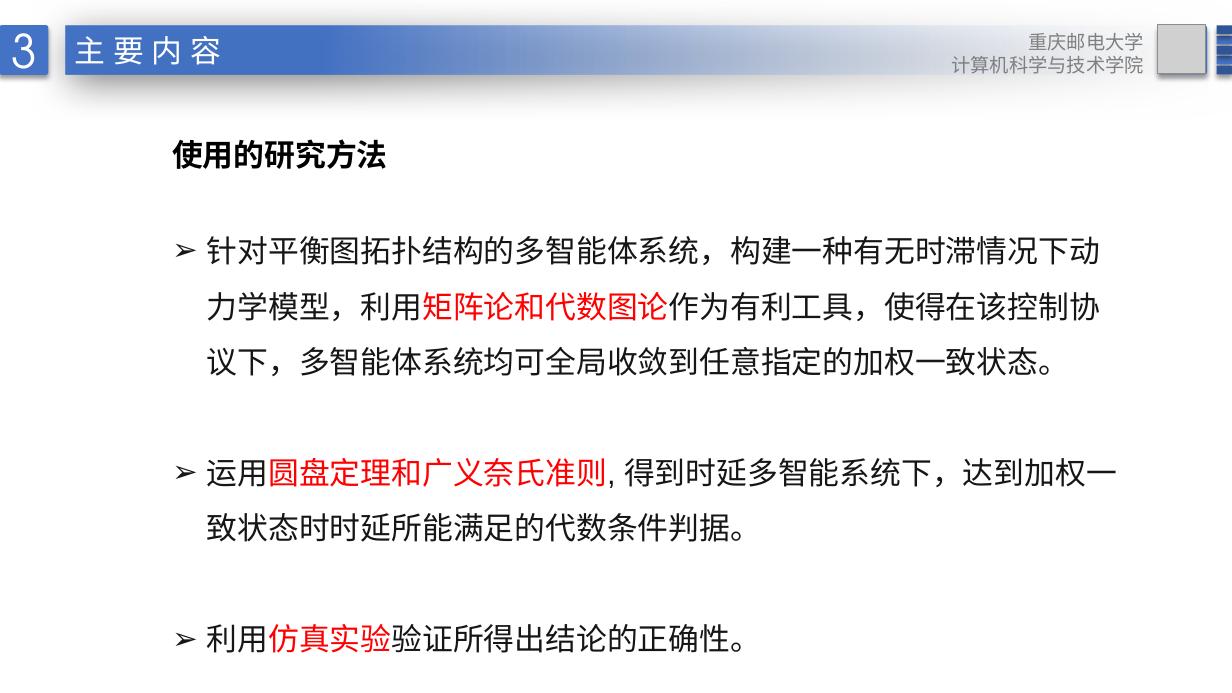
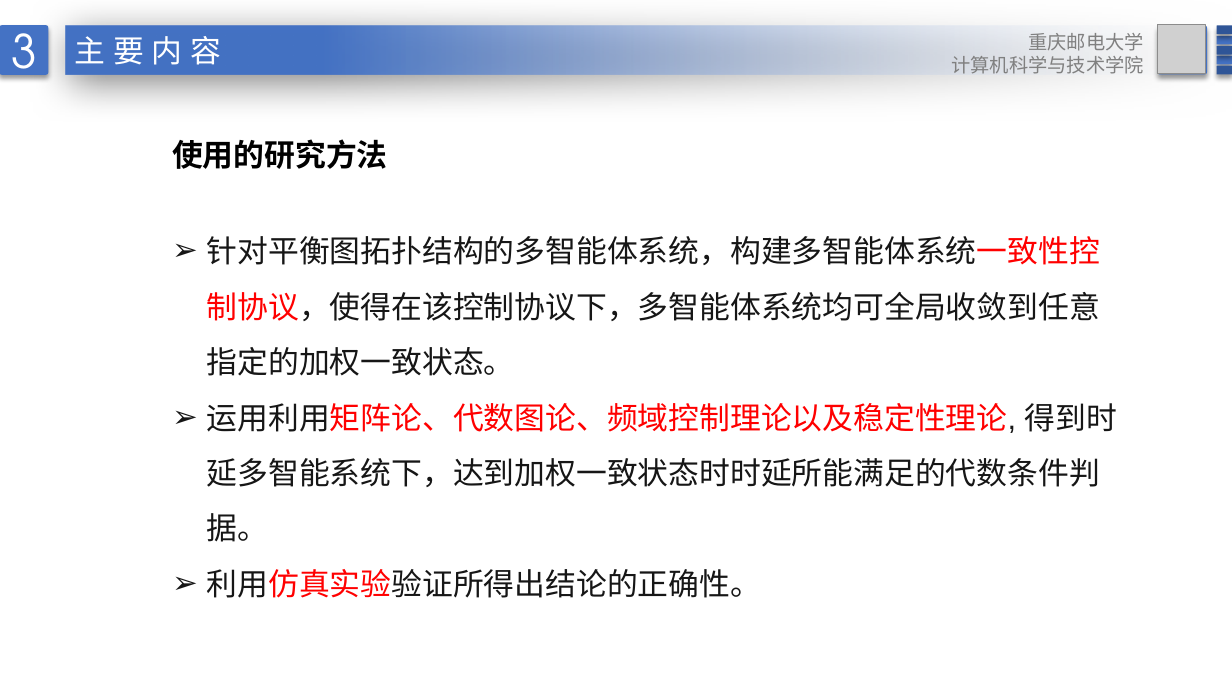
Before and after one commit to DotGeng/graduation, a slide deck: slide 14 of 耿玉坤答辩ppt.pptx. Drawn at 1232x693 pixels with LibreOffice and Linux fonts; fonts in the diff are those of the drawing; grey boxes stand for pictures; background and template pictures are left out. Boxes give left, top, right and bottom in pixels: in the first picture for what was removed or moved away, otherwise in the second. Text is boxed around its words. In the diff, an @@ line names an element or a change of style, - is before the commit and + after.

```diff
--- a/耿玉坤答辩ppt.pptx
+++ b/耿玉坤答辩ppt.pptx
@@ text at (207,236,1117,542): text changed @@
-➢ 针对平衡图拓扑结构的多智能体系统，构建一种有无时滞情况下动力学模型，利用矩阵论和代数图论作为有利工具，使得在该控制协议下，多智能体系统均可全局收敛到任意指定的加权一致状态。
-➢ 运用圆盘定理和广义奈氏准则, 得到时延多智能系统下，达到加权一致状态时时延所能满足的代数条件判据。
+➢ 针对平衡图拓扑结构的多智能体系统，构建多智能体系统一致性控制协议，使得在该控制协议下，多智能体系统均可全局收敛到任意指定的加权一致状态。
+➢ 运用利用矩阵论、代数图论、频域控制理论以及稳定性理论, 得到时延多智能系统下，达到加权一致状态时时延所能满足的代数条件判据。
```
Also in this commit, not shown: 16 other slides changed, 1 slide added, 3 other files.
